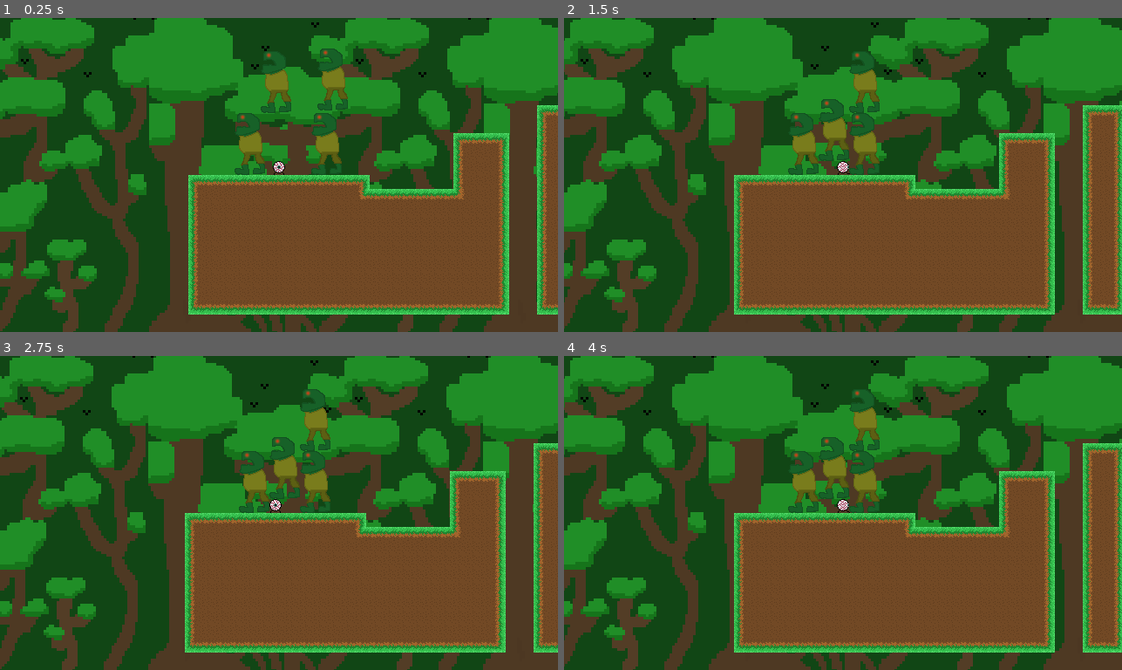
Above: before the commit, frames 1-4 (two rows, left to right).
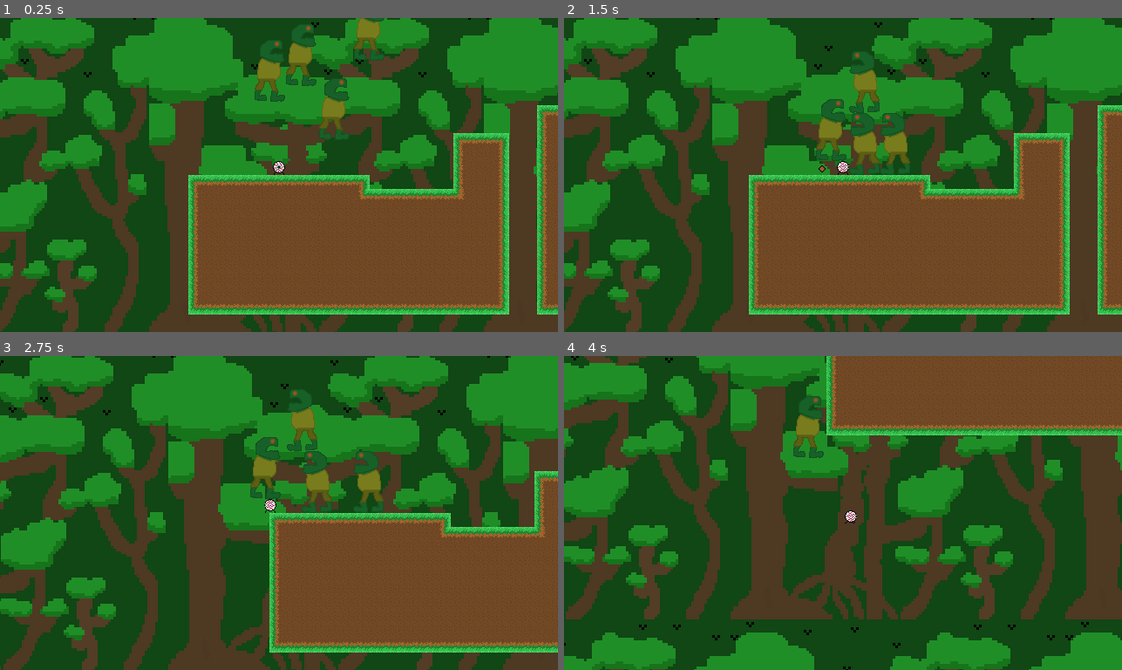
Above: after the commit, the same moments.

Repository: epimetheusgames/EyeSore
Game: Godot game, scene res://World.tscn
The game is run twice, just before and just after one commit, with the same random seed, the same clock (stepped at 60 frames per second) and the same inputs.
Inputs (mouse positions are in pixels of both pictures, inside the frame that each line leads up to):
- Up to frame 1 (0.25 s): no input
- Up to frame 2 (1.5 s): move the mouse to (965, 159) at 0.52 s; hold D (movement_right) from 0.53 s (still down); tap Alt (self_destruct) at 0.6 s; tap Space (movement_jump) at 0.77 s; move the mouse to (731, 190) at 1.27 s; click (731, 190) at 1.35 s
- Up to frame 3 (2.75 s): tap Space (movement_jump) at 1.52 s; tap Alt (self_destruct) at 1.55, 2.1 s; tap Enter at 2 s; move the mouse to (334, 443) at 2.02 s; release D (movement_right) at 2.03 s; hold A (movement_left) from 2.03 s (still down)
- Up to frame 4 (4 s): move the mouse to (815, 575) at 2.77 s; release A (movement_left) at 2.78 s; hold D (movement_right) from 2.78 s (still down); tap Alt (self_destruct) at 2.85, 3.8 s; tap Space (movement_jump) at 3.02, 3.77 s; move the mouse to (1010, 560) at 3.52 s; click (1010, 560) at 3.6 s

The runs differ from the first frame. In frame 1, 4.0% of the frame differs, in the area x 42-69%, y 0-50%; in frame 2, 19%; in frame 3, 49%; in frame 4, 79%, in the area x 0-100%, y 0-100%.

Commit message:
Added enemy sprite

Diff:
--- a/OGPC_Project_Native_Directory/Enemy1.gd
+++ b/OGPC_Project_Native_Directory/Enemy1.gd
@@ -75,16 +75,19 @@
 	if position.y > 700:
 		died = true
 
-	if velocity.x == 0 and is_on_floor():
-		#$AnimatedSprite.animation = "Idle"
+	if velocity.x == 0 and is_on_floor() and not result:
+		if $AnimatedSprite.animation == "IdleLeft" or $AnimatedSprite.animation == "MadLeft":
+			$AnimatedSprite.animation = "IdleLeft"
+		elif $AnimatedSprite.animation == "IdleRight" or $AnimatedSprite.animation == "MadRight":
+			$AnimatedSprite.animation = "IdleRight"
 		$AnimatedSprite.play()
 	elif velocity.x > 0 and is_on_floor():
 		#set animation to walking right
-		#$AnimatedSprite.animation = "Walking_Right"
+		$AnimatedSprite.animation = "MadRight"
 		$AnimatedSprite.play()
 	elif velocity.x < 0 and is_on_floor():
 		#set animation to walking left
-		#$AnimatedSprite.animation = "Walking_Left"
+		$AnimatedSprite.animation = "MadLeft"
 		$AnimatedSprite.play()
 	elif not is_on_floor() and movement_direction.x == 0:
 		#$AnimatedSprite.animation = "Jumping_Center"
--- a/OGPC_Project_Native_Directory/Enemy1.tscn
+++ b/OGPC_Project_Native_Directory/Enemy1.tscn
@@ -1,13 +1,31 @@
-[gd_scene load_steps=5 format=2]
+[gd_scene load_steps=8 format=2]
 
-[ext_resource path="res://OGPC_2022_Mad_Left_1_Sprite.png" type="Texture" id=1]
+[ext_resource path="res://EnemySprites/OGPC_2022_Mad_Left_1_Sprite.png" type="Texture" id=1]
 [ext_resource path="res://Enemy1.gd" type="Script" id=2]
+[ext_resource path="res://EnemySprites/OGPC_2022_Mad_Right_1_Sprite.png" type="Texture" id=3]
+[ext_resource path="res://EnemySprites/OGPC_2022_Idle_Left_1_Sprite.png" type="Texture" id=4]
+[ext_resource path="res://EnemySprites/OGPC_2022_Idle_Right_1_Sprite.png" type="Texture" id=5]
 
 [sub_resource type="SpriteFrames" id=1]
 animations = [ {
+"frames": [ ExtResource( 4 ) ],
+"loop": true,
+"name": "IdleLeft",
+"speed": 5.0
+}, {
+"frames": [ ExtResource( 5 ) ],
+"loop": true,
+"name": "IdleRight",
+"speed": 5.0
+}, {
 "frames": [ ExtResource( 1 ) ],
 "loop": true,
 "name": "MadLeft",
+"speed": 5.0
+}, {
+"frames": [ ExtResource( 3 ) ],
+"loop": true,
+"name": "MadRight",
 "speed": 5.0
 } ]
 
@@ -19,7 +37,7 @@
 
 [node name="AnimatedSprite" type="AnimatedSprite" parent="."]
 frames = SubResource( 1 )
-animation = "MadLeft"
+animation = "MadRight"
 
 [node name="CollisionShape2D" type="CollisionShape2D" parent="."]
 position = Vector2( 1.5, 0.5 )
--- a/OGPC_Project_Native_Directory/Player.gd
+++ b/OGPC_Project_Native_Directory/Player.gd
@@ -79,9 +79,11 @@
 
 	# if the player is below a certain y level, aka below the map, reset the scene (this is a way to kill the player, there are better ways but they take more time)
 	if position.y > 700:
+		# TODO: Reset enemy positions
 		position = respawn_position
 
 	if Input.is_action_just_pressed("self_destruct"):
+		# TODO: Reset enemy positions
 		position = respawn_position
 
 	# if the player is not moving, start the animation player and play the idle animation, and the rest of the animations have not been implemented yet so if it needs to play those it just stops the animation
--- a/OGPC_Project_Native_Directory/World.tscn
+++ b/OGPC_Project_Native_Directory/World.tscn
@@ -236,14 +236,14 @@
 region_enabled = true
 region_rect = Rect2( 0, 0, 512, 512 )
 
+[node name="Enemy1Body4" parent="." instance=ExtResource( 5 )]
+position = Vector2( 173, 210 )
+
 [node name="Enemy1Body" parent="." instance=ExtResource( 5 )]
-position = Vector2( 33, 269 )
+position = Vector2( 213, 119 )
 
 [node name="Enemy1Body2" parent="." instance=ExtResource( 5 )]
-position = Vector2( 161, 258 )
+position = Vector2( 70, 166 )
 
 [node name="Enemy1Body3" parent="." instance=ExtResource( 5 )]
-position = Vector2( 168, 176 )
-
-[node name="Enemy1Body4" parent="." instance=ExtResource( 5 )]
-position = Vector2( 53, 190 )
+position = Vector2( 124, 148 )
Not shown, added: OGPC_Project_Native_Directory/EnemySprites/OGPC_2022_Idle_1_Sprite.png.import
Binary file added: OGPC_Project_Native_Directory/EnemySprites/OGPC_2022_Idle_Left_1_Sprite.png
Not shown, added: OGPC_Project_Native_Directory/EnemySprites/OGPC_2022_Idle_Left_1_Sprite.png.import
Binary file added: OGPC_Project_Native_Directory/EnemySprites/OGPC_2022_Idle_Right_1_Sprite.png
Not shown, changed: OGPC_Project_Native_Directory/EnemySprites/OGPC_2022_Idle_Right_1_Sprite.png.import
Renamed: OGPC_Project_Native_Directory/OGPC_2022_Mad_Left_1_Sprite.png -> OGPC_Project_Native_Directory/EnemySprites/OGPC_2022_Mad_Left_1_Sprite.png
Not shown, added: OGPC_Project_Native_Directory/EnemySprites/OGPC_2022_Mad_Left_1_Sprite.png.import
Binary file added: OGPC_Project_Native_Directory/EnemySprites/OGPC_2022_Mad_Right_1_Sprite.png
Not shown, added: OGPC_Project_Native_Directory/EnemySprites/OGPC_2022_Mad_Right_1_Sprite.png.import
